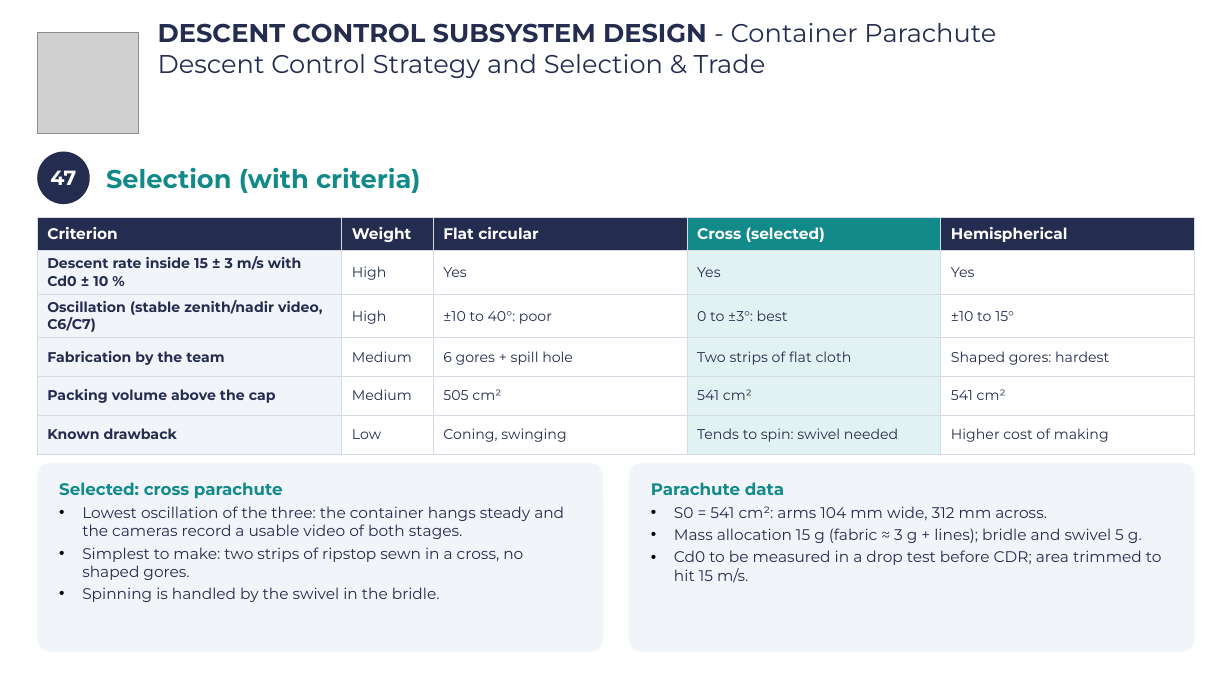
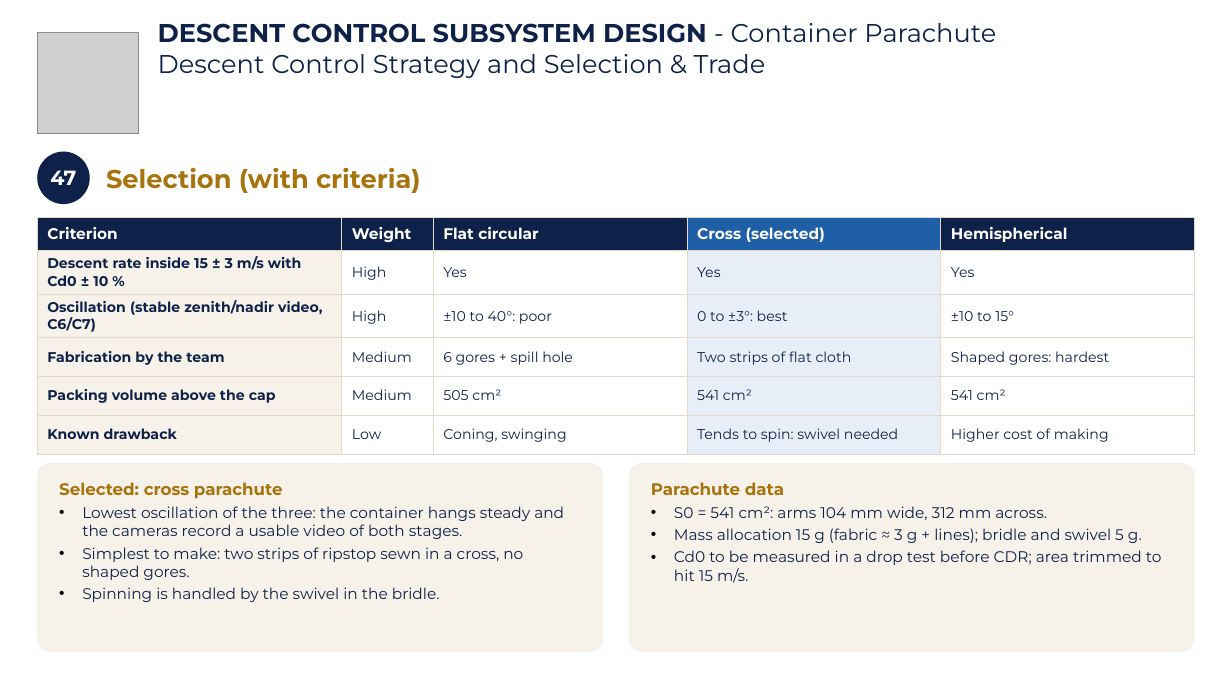
Before and after one commit to Caetano18/proyecto, a slide deck: slide 50 of cansat_pdr/laminas_plantilla/CanSat_PDR_Hermes_mecanica.pptx. Drawn at 1232x693 pixels with LibreOffice and Linux fonts; fonts in the diff are those of the drawing; grey boxes stand for pictures; background and template pictures are left out. Boxes give left, top, right and bottom in pixels: in the first picture for what was removed or moved away, otherwise in the second. Text is boxed around its words. In the diff, an @@ line names an element or a change of style, - is before the commit and + after.

```diff
--- a/cansat_pdr/laminas_plantilla/CanSat_PDR_Hermes_mecanica.pptx
+++ b/cansat_pdr/laminas_plantilla/CanSat_PDR_Hermes_mecanica.pptx
@@ text "DESCENT CONTROL SUBSYSTEM DESIGN - ..." at [158, 23, 996, 78]: text colour #242C4F to #0E2148 @@
@@ ellipse "47" at [37, 152, 90, 204]: fill #242C4F to #0E2148 @@
@@ text "Selection (with criteria)" at [106, 167, 421, 193]: text colour #138A8A to #A8730C @@
@@ table at [37, 217, 1196, 446] @@
@@ fill #242C4F to #0E2148 in 4 cells @@
@@ fill #138A8A to #1F5FA8 in row 1, column 4 @@
@@ fill #F1F4F9 to #F6F2E9 in 5 cells @@
@@ fill #E2F1F1 to #E7EEF8 in 5 cells @@
@@ text colour #242C4F to #0E2148 in "Descent rate inside 15 ± 3 m/s ...", "High", "Yes", "Yes" and 21 more places @@
@@ borders changed @@
@@ rounded rectangle "Selected: cross parachute" at [37, 463, 603, 652]: text colour #138A8A to #A8730C in "Selected: cross parachute"; text colour #242C4F to #0E2148 in "Lowest oscillation of the three: the container ...", "Simplest to make: two strips of ripstop ...", "Spinning is handled by the swivel in ..."; fill #F1F4F9 to #F6F2E9 @@
@@ rounded rectangle "Parachute data" at [629, 463, 1195, 652]: text colour #138A8A to #A8730C in "Parachute data"; text colour #242C4F to #0E2148; fill #F1F4F9 to #F6F2E9 @@
```
Also in this commit, not shown: 104 other slides changed, 10 other files.
